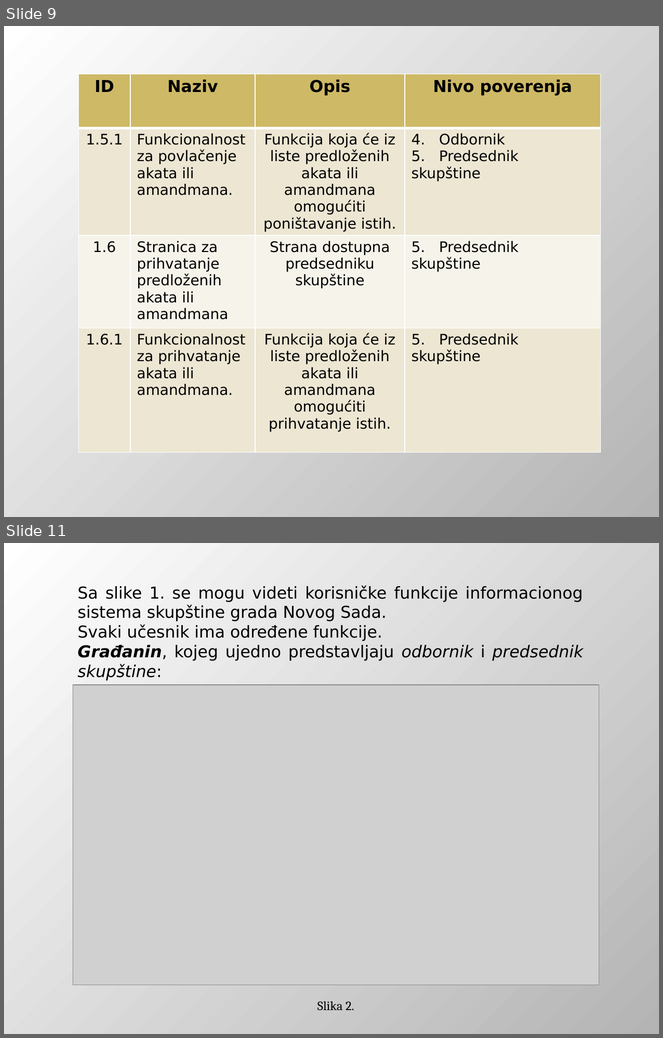
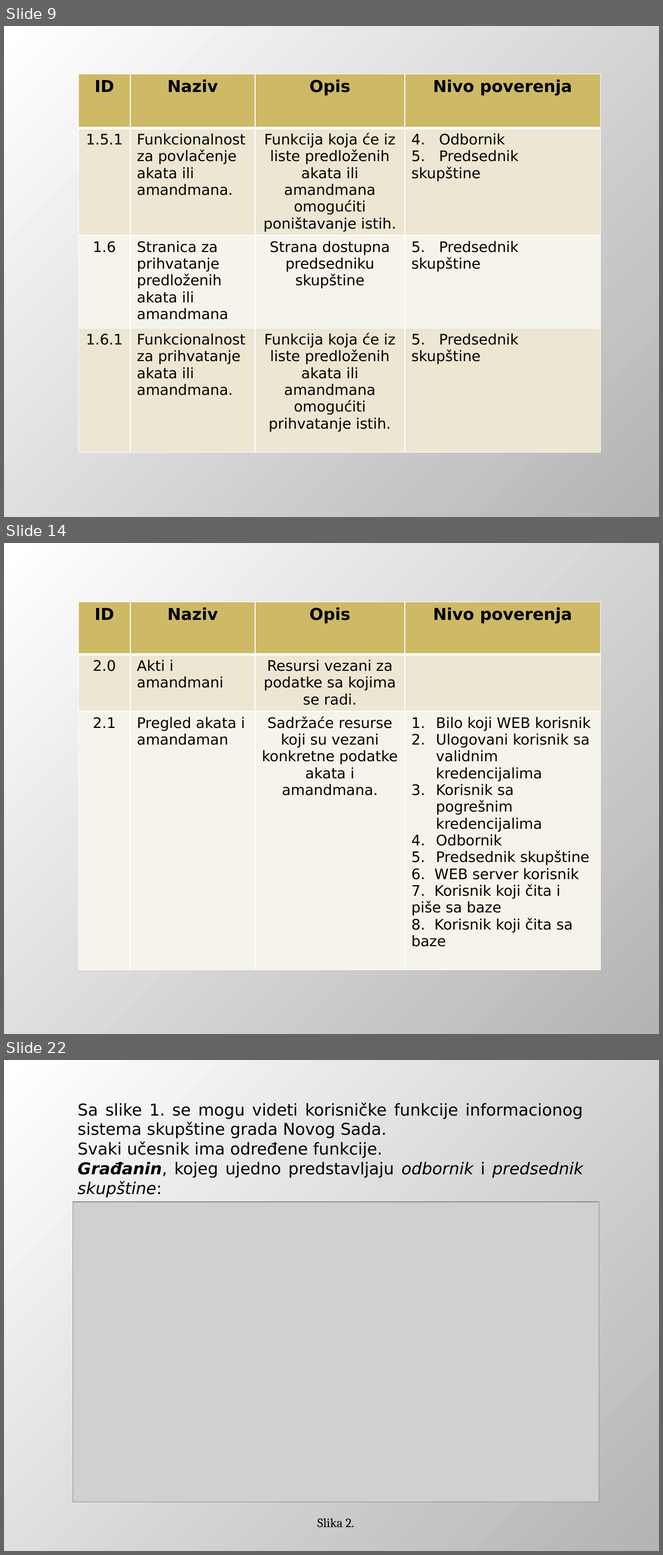
Before and after one commit to DejanUrosevic/XML-Projekat, a slide deck: Model Pretnji.pptx. Shown one above the other, each under a label of ours: slides 9 and 11 before the commit, slides 9, 14 and 22 after it; the slides between them are not shown. The pictures are 663x1038 and 663x1555 pixels, drawn with LibreOffice and Linux fonts; fonts in the diff are those of the drawing; grey boxes stand for pictures. Boxes give left, top, right and bottom in pixels: in the first picture for what was removed or moved away, otherwise in the second. Text is boxed around its words. In the diff, an @@ line names an element or a change of style, - is before the commit and + after.

Commit message:
Dodati Resursi u prezentaciju.

```diff
--- a/Model Pretnji.pptx
+++ b/Model Pretnji.pptx
@@ slide 14 added at (4, 543, 659, 1034), background gradient #FFFFFF to #B4B4B4 @@
@@ table added at (79, 602, 601, 1000), 3 rows, 4 columns @@
+ID | Naziv | Opis | Nivo poverenja
+2.0 | Akti i amandmani | Resursi vezani za podatke sa kojima se radi. | 
+2.1 | Pregled akata i amandaman | Sadržaće resurse koji su vezani konkretne podatke akata i amandmana. | Bilo koji WEB korisnik / Ulogovani korisnik sa validnim kredencijalima / Korisnik sa pogrešnim kredencijalima / Odbornik / Predsednik skupštine / 6. WEB server korisnik / 7. Korisnik koji čita i piše sa baze / 8. Korisnik koji čita sa baze
@@ what was slide 11 is now slide 22 @@
```
Also in this commit, not shown: 4 slides changed, 10 other slides added.
